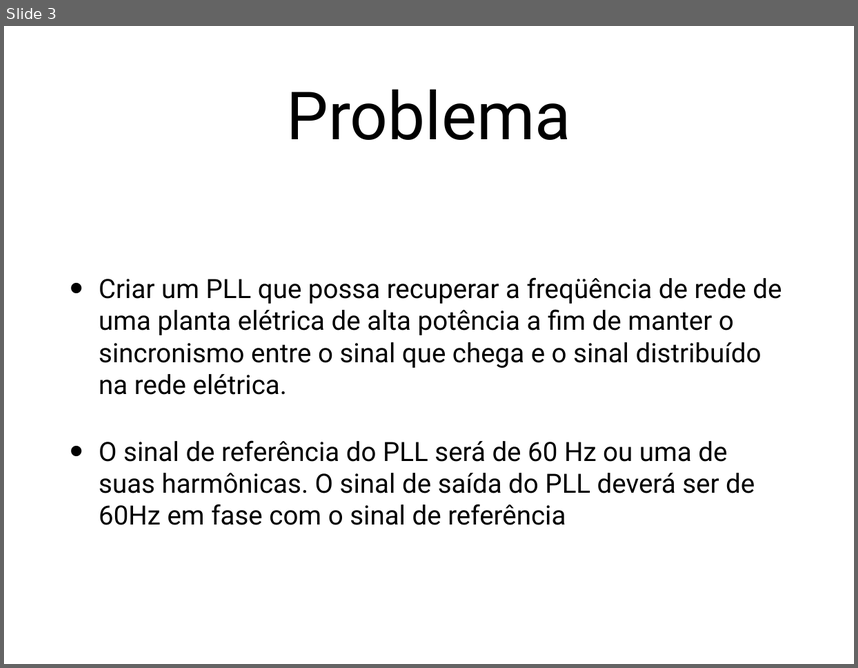
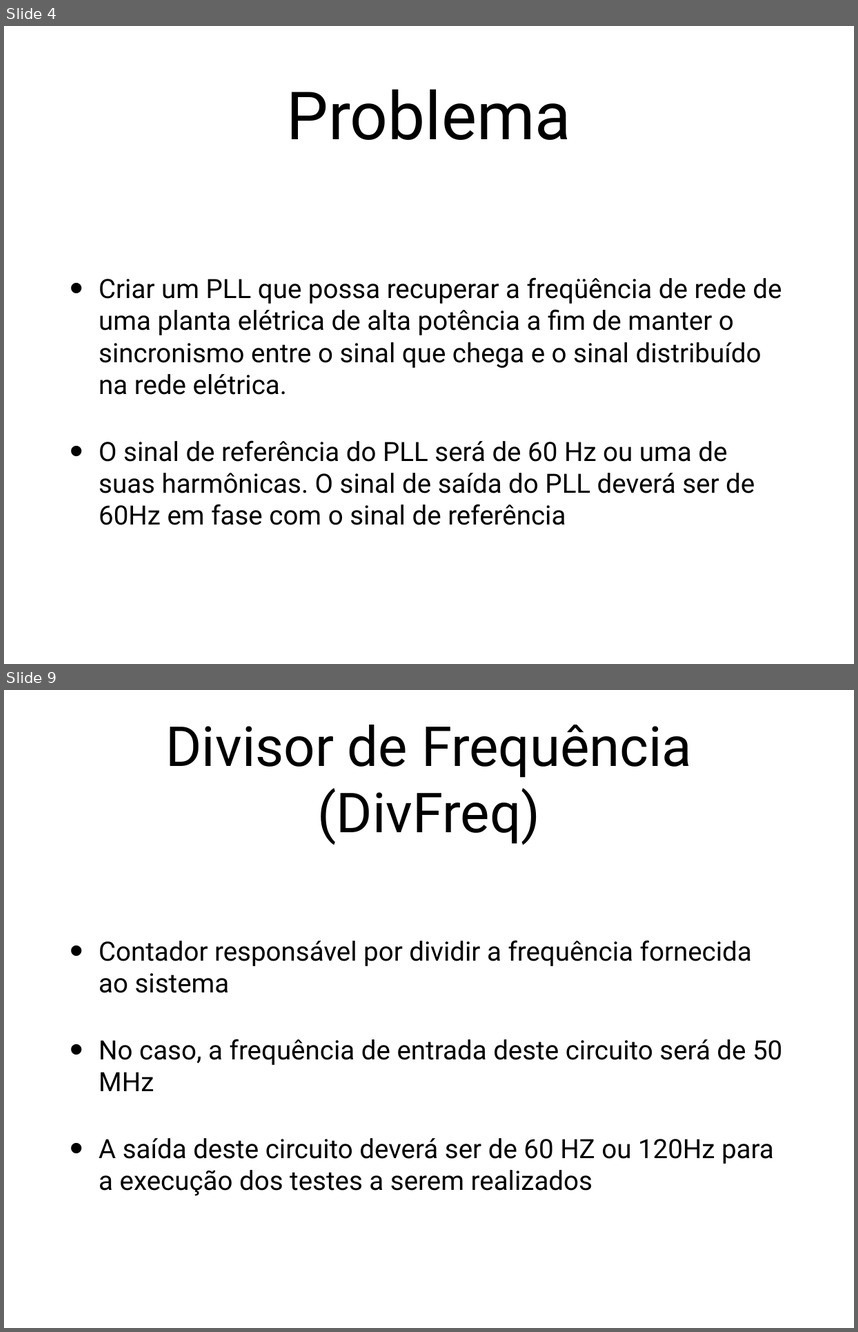
Before and after one commit to wwagner33/adpll-vhdl, a slide deck: trabalho-pll.pptx. Shown one above the other, each under a label of ours: slide 3 before the commit, slides 4 and 9 after it; the slides between them are not shown. The pictures are 858x668 and 858x1332 pixels, drawn with LibreOffice and Linux fonts; fonts in the diff are those of the drawing. Boxes give left, top, right and bottom in pixels: in the first picture for what was removed or moved away, otherwise in the second. Text is boxed around its words. In the diff, an @@ line names an element or a change of style, - is before the commit and + after.

```diff
--- a/trabalho-pll.pptx
+++ b/trabalho-pll.pptx
@@ slide 9 added at box(4, 690, 854, 1328), background #FFFFFF @@
@@ title added at box(166, 724, 692, 845), 66.4 pt, text #000000 @@
+Divisor de Frequência (DivFreq)
@@ text added at box(99, 940, 782, 1196), 32 pt, text #000000 @@
+• Contador responsável por dividir a frequência fornecida ao sistema
+• No caso, a frequência de entrada deste circuito será de 50 MHz
+• A saída deste circuito deverá ser de 60 HZ ou 120Hz para a execução dos testes a serem realizados
@@ what was slide 3 is now slide 4 @@
```
Also in this commit, not shown: 6 slides changed, 31 other slides added, 2 slides removed, 7 other files.
